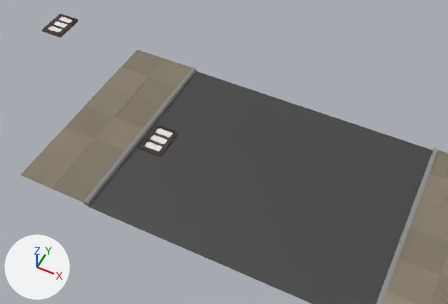
An edit to the FBX model Assets/art/exports/streets.fbx, drawn before and after from the same camera.
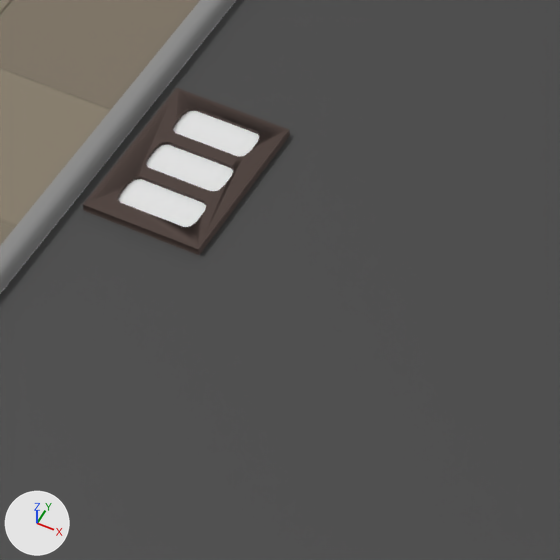
The first picture shows the older version from a camera (50 mm lens) standing at (-14.11, -6.59, 6.55) and looking at (-16.78, -1.26, -0.11). The close-ups show both versions on the part from 27% to 52% of the width and 35% to 71% of the height of that picture; other places that the commit changed are outside them. The axes (+X, +Y, +Z) are drawn at lower left. The lights are the same throughout. Where no turn or scale is listed for an object, it has been applied to the vertices.

The scene before the commit, as lines of its bpy script (objects in view):
```python
me_cube_004 = bpy.data.meshes.new('Cube.004')
me_cube_004.from_pydata(...)  # 83 vertices, 48 faces; spans x -1.0..1.0, y -1.0..1.0, z -1.0..1.0
# faces by material slot: [45, 3]
me_cube_004.materials.append(mat_drain)  # brown #534540
me_cube_004.materials.append(mat_black)  # white #e7e7e7
me_cube_027 = bpy.data.meshes.new('Cube.027')
me_cube_027.from_pydata(...)  # 14 vertices, 9 faces; spans x -0.03..0.03, y -3.0..0.0, z -0.03..0.03
me_cube_027.materials.append(mat_sidewalkborder)  # grey #8c8c8c
me_plane_031 = bpy.data.meshes.new('Plane.031')
me_plane_031.from_pydata(...)  # 24 vertices, 12 faces; spans x -1.9..1.9, y -3.0..0.0, z -0.01..0.0
me_plane_031.materials.append(mat_road)  # black #424242
ob_cube_003 = bpy.data.objects.new('Cube.003', me_cube_027)
ob_cube_003.location = (-17.931, 0.0, 0.03)
ob_cube_006 = bpy.data.objects.new('Cube.006', me_cube_004)
ob_cube_006.location = (-17.672, -1.573, 0.0)
ob_cube_006.rotation_euler = (0.0, 0.0, 3.142)  # degrees (0, 0, 180)
ob_cube_006.scale = (-0.187, -0.256, -0.0246)
ob_plane_019 = bpy.data.objects.new('Plane.019', me_plane_031)
ob_plane_019.location = (-16.0, 0.0, 0.0)
# also in view: 'Plane.021' at (-18.47, -1.5, 0.04)
```
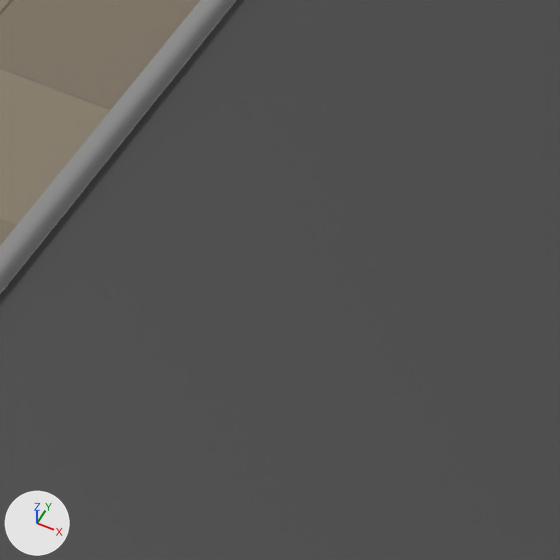
What differs and where, as boxes [x1, y1, x2, y2] in the close-ups (560 x 560 px):
'Cube.006', deleted
    before: [83, 88, 290, 255]
    faces in mat_drain (brown #534540): [83, 88, 290, 255]
    faces in mat_black (white #e7e7e7): [118, 111, 259, 227]

The change, as a list of edits to the scene's bpy script:
```text
Remove ob_cube_006:
    ob_cube_006 = bpy.data.objects.new('Cube.006', me_cube_004)
    ob_cube_006.location = (-17.672, -1.573, 0.0)
    ob_cube_006.rotation_euler = (0.0, 0.0, 3.142)  # degrees (0, 0, 180)
    ob_cube_006.scale = (-0.187, -0.256, -0.0246)
```
